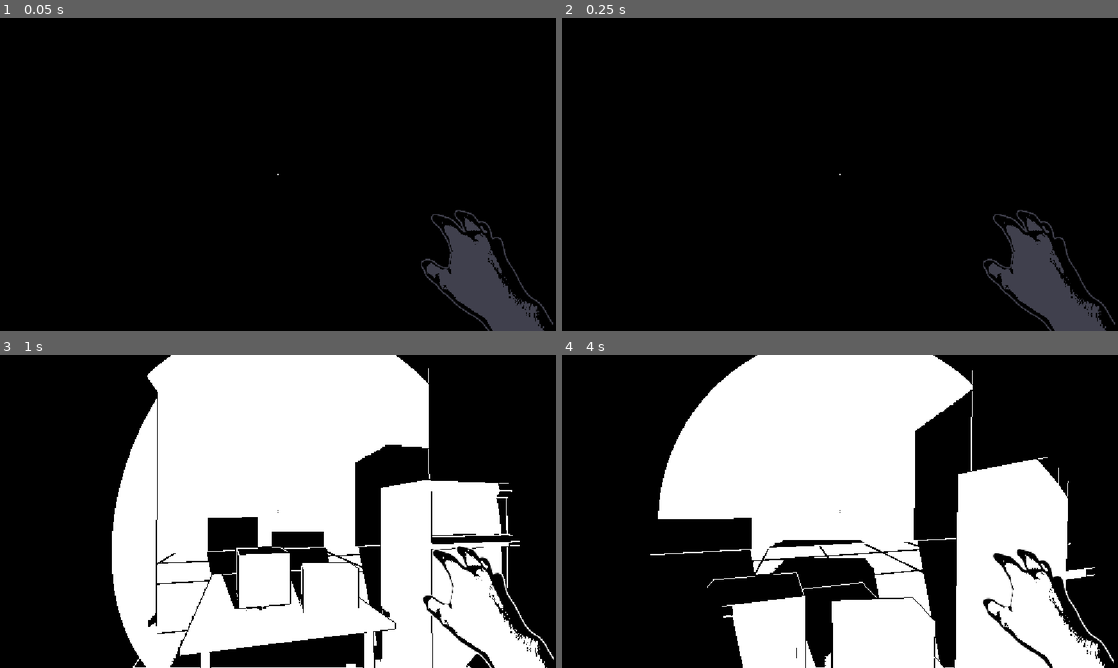
Above: before the commit, frames 1-4 (two rows, left to right).
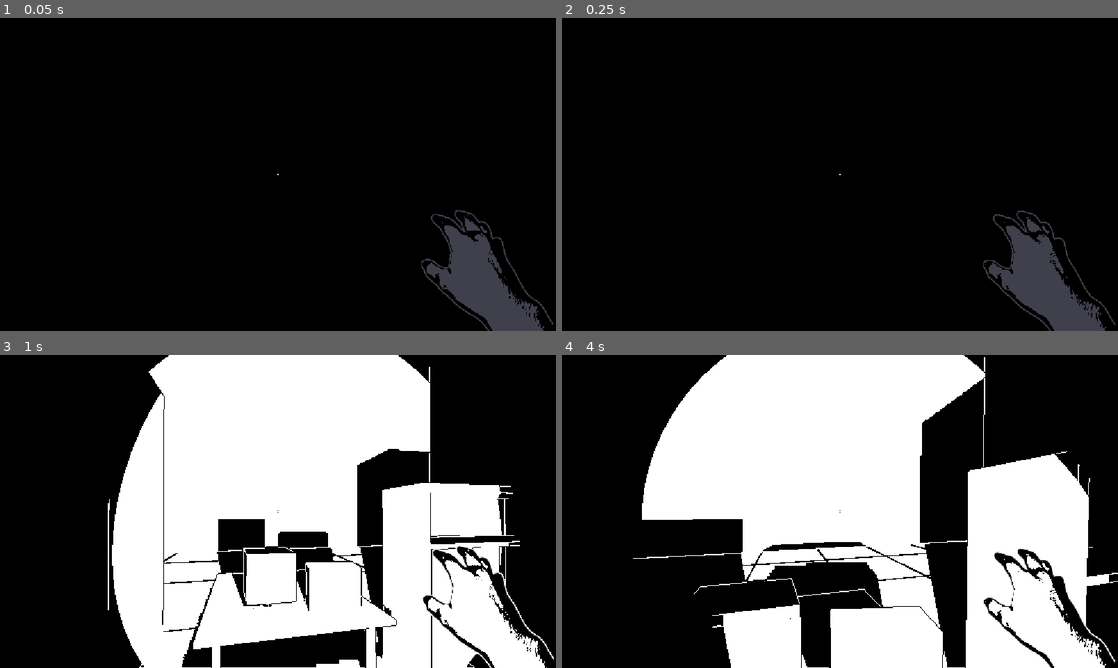
Above: after the commit, the same moments.

Repository: gpwid/gamejam-dinamik21-sparklestudios
Game: Godot game, scene res://scenes/level/test_world.tscn
The game is run twice, just before and just after one commit, with the same random seed, the same clock (stepped at 60 frames per second) and the same inputs.
Inputs (mouse positions are in pixels of both pictures, inside the frame that each line leads up to):
- Up to frame 1 (0.05 s): no input
- Up to frame 2 (0.25 s): no input
- Up to frame 3 (1 s): tap Enter at 0.5 s; move the mouse to (305, 511) at 0.52 s; hold W (move_forward) from 0.53 s (still down); hold Shift (sprint) from 0.53 s (still down); click (305, 511) at 0.8 s
- Up to frame 4 (4 s): keep holding W (move_forward); move the mouse to (812, 511) at 1.27 s; release Shift (sprint) at 1.28 s; click (812, 511) at 1.35 s; right-click (812, 511) at 1.55 s; move the mouse to (851, 505) at 2.02 s; hold Right mouse button (wall_tap) 2.03-2.78 s; click (851, 505) at 2.17 s; tap Shift (sprint) at 2.3 s; move the mouse to (834, 517) at 2.77 s; tap E (interact) at 2.85 s; click (834, 517) at 3.05 s; move the mouse to (878, 514) at 3.52 s; hold Shift (sprint) from 3.53 s (still down); click (878, 514) at 3.67 s; right-click (878, 514) at 3.8 s

Frame 1 is identical in both runs. In frame 2, 0.3% of the frame differs, in the area x 75-100%, y 61-100%; in frame 3, 4.4%; in frame 4, 10%, in the area x 12-100%, y 0-100%.

Commit message:
feat: better stamina mechanics

Diff:
--- /dev/null
+++ b/assets/material/vignette.gdshader
@@ -0,0 +1,13 @@
+shader_type canvas_item;
+
+uniform float vignette_intensity : hint_range(0.0, 1.0) = 0.0;
+uniform vec4 vignette_color : source_color = vec4(0.85, 0.05, 0.05, 1.0);
+uniform float pulse_speed : hint_range(0.0, 10.0) = 4.3;
+
+void fragment() {
+	vec2 uv = UV - 0.5;
+	float dist = length(uv * vec2(1.25, 1.0));
+	float vig = smoothstep(0.25, 0.75, dist);
+	float pulse = 0.8 + 0.2 * sin(TIME * pulse_speed);
+	COLOR = vec4(vignette_color.rgb, vig * vignette_intensity * pulse * vignette_color.a);
+}
--- a/scenes/characters/player.tscn
+++ b/scenes/characters/player.tscn
@@ -6,6 +6,9 @@
 [ext_resource type="AudioStream" uid="uid://cmnbvo1e2klnb" path="res://assets/audio/sfx/switch.wav" id="4_switch"]
 [ext_resource type="AudioStream" uid="uid://cy0105vqsyh5j" path="res://assets/audio/sfx/echo.wav" id="5_echo"]
 [ext_resource type="Material" uid="uid://cnoiroutline01" path="res://assets/material/noir_outline.tres" id="3_outline"]
+[ext_resource type="AudioStream" uid="uid://dgxwkox1ovl0c" path="res://assets/audio/sfx/idle_breathing.wav" id="6_idle_breath"]
+[ext_resource type="AudioStream" uid="uid://byy6cgfb4w5l3" path="res://assets/audio/sfx/running_breathing.wav" id="7_run_breath"]
+[ext_resource type="AudioStream" uid="uid://dpaoqysjcl5fr" path="res://assets/audio/sfx/out_of_breath.wav" id="8_out_breath"]
 
 [sub_resource type="CapsuleShape3D" id="CapsuleShape3D_ol4vb"]
 
@@ -60,4 +63,16 @@
 max_polyphony = 4
 max_distance = 25.0
 
+[node name="IdleBreathingPlayer" type="AudioStreamPlayer" parent="." unique_id=64829101]
+stream = ExtResource("6_idle_breath")
+volume_db = -80.0
+
+[node name="RunningBreathingPlayer" type="AudioStreamPlayer" parent="." unique_id=64829102]
+stream = ExtResource("7_run_breath")
+volume_db = -80.0
+
+[node name="ExhaustionPlayer" type="AudioStreamPlayer" parent="." unique_id=64829103]
+stream = ExtResource("8_out_breath")
+volume_db = -4.0
+
 [node name="ViewModel" parent="." instance=ExtResource("2_vm")]
--- a/scenes/characters/view_model.tscn
+++ b/scenes/characters/view_model.tscn
@@ -3,9 +3,26 @@
 [ext_resource type="Texture2D" uid="uid://ip6dcl8370nm" path="res://assets/sprites/righthand_idle.png" id="1_tex"]
 [ext_resource type="Script" uid="uid://dbnc22y2j2vjr" path="res://scripts/characters/view_model.gd" id="2_script"]
 [ext_resource type="Script" uid="uid://bxrentakmumd0" path="res://scripts/ui/reticle.gd" id="3_reticle"]
+[ext_resource type="Shader" path="res://assets/material/vignette.gdshader" id="4_vignette"]
+
+[sub_resource type="ShaderMaterial" id="ShaderMaterial_vig"]
+shader = ExtResource("4_vignette")
+shader_parameter/vignette_intensity = 0.0
+shader_parameter/vignette_color = Color(0.85, 0.05, 0.05, 1)
+shader_parameter/pulse_speed = 4.3
 
 [node name="ViewModel" type="CanvasLayer" unique_id=1839725208]
 script = ExtResource("2_script")
+
+[node name="ExhaustionVignette" type="ColorRect" parent="." unique_id=74829104]
+material = SubResource("ShaderMaterial_vig")
+anchors_preset = 15
+anchor_right = 1.0
+anchor_bottom = 1.0
+grow_horizontal = 2
+grow_vertical = 2
+mouse_filter = 2
+color = Color(1, 1, 1, 1)
 
 [node name="Reticle" type="Control" parent="." unique_id=654341579]
 layout_mode = 3
--- a/scripts/characters/player.gd
+++ b/scripts/characters/player.gd
@@ -24,7 +24,7 @@
 const BOB_RESET_SPEED: float = 10.0
 
 # 2. Idle Breathing
-const BREATH_FREQUENCY: float = 0.35 # Frekuensi pernapasan 0.35 Hz
+const BREATH_FREQUENCY: float = 0.685 # Frekuensi pernapasan ~0.685 Hz (siklus ~1.46 detik, sinkron dengan idle_breathing.wav)
 const BREATH_AMPLITUDE_Y: float = 0.01
 const BREATH_AMPLITUDE_X: float = 0.005
 
@@ -102,6 +102,27 @@
 @export var echo_sound: AudioStream
 @export var landing_sound: AudioStream
 
+# ==============================================================================
+# SISTEM STAMINA & NAFAS (DIEGETIK / TANPA UI)
+# ==============================================================================
+@export_group("Stamina Dynamics")
+@export var max_stamina: float = 100.0
+@export var stamina_drain_rate: float = 11.0        # Habis dalam ~9.1 detik sprint terus-menerus (durasi diperpanjang)
+@export var stamina_recovery_rate: float = 18.0     # Pulih penuh dalam ~5.5 detik
+@export var stamina_recovery_delay: float = 0.7     # Jeda setelah berhenti sprint sebelum mulai pulih
+@export var exhausted_walk_speed: float = 1.8       # Kecepatan melambat saat kehabisan napas (normal: 3.0)
+@export var exhaustion_recovery_threshold: float = 30.0 # Batas stamina pulih sebelum bisa sprint lagi
+
+@export_group("Breathing Audio Levels")
+@export var idle_breath_volume_still: float = -14.0  # Suara napas santai diam (lembut dan tidak dominan)
+@export var idle_breath_volume_moving: float = -18.0 # Suara napas santai saat jalan (samar di balik footstep)
+@export var run_breath_start_vol: float = -14.0      # Volume awal lari (sama persis dengan idle agar transisi mulus)
+@export var run_breath_max_vol: float = 1.0          # Volume puncak napas lari saat stamina sekarat
+
+var current_stamina: float = 100.0
+var is_exhausted: bool = false
+var stamina_recovery_timer: float = 0.0
+
 # Node References (Termasuk OutlinePass dari branch main!)
 @onready var head: Node3D = $Head
 @onready var camera: Camera3D = $Head/Camera3D
@@ -110,8 +131,14 @@
 @onready var landing_player: AudioStreamPlayer3D = get_node_or_null("LandingPlayer")
 @onready var flashlight_player: AudioStreamPlayer = get_node_or_null("FlashlightPlayer")
 @onready var tap_echo_player: AudioStreamPlayer3D = get_node_or_null("TapEchoPlayer")
+@onready var idle_breathing_player: AudioStreamPlayer = get_node_or_null("IdleBreathingPlayer")
+@onready var running_breathing_player: AudioStreamPlayer = get_node_or_null("RunningBreathingPlayer")
+@onready var exhaustion_player: AudioStreamPlayer = get_node_or_null("ExhaustionPlayer")
 @onready var outline_pass: MeshInstance3D = get_node_or_null("Head/Camera3D/OutlinePass")
 @onready var view_model: CanvasLayer = get_node_or_null("ViewModel")
+
+var idle_breath_target_vol: float = -80.0
+var running_breath_target_vol: float = -80.0
 
 var outline_material: ShaderMaterial
 
@@ -169,6 +196,7 @@
 
 	_set_tap_radius(0.0)
 	_init_audio_fallbacks()
+	_init_breathing_audio()
 
 	if view_model and view_model.has_method("update_flashlight_visual"):
 		view_model.update_flashlight_visual(false)
@@ -286,8 +314,17 @@
 	var input_dir := Input.get_vector("move_left", "move_right", "move_forward", "move_backward")
 	var direction := (transform.basis * Vector3(input_dir.x, 0.0, input_dir.y)).normalized()
 
-	is_sprinting = Input.is_action_pressed("sprint") and direction.length() > 0.1
-	var current_speed: float = SPRINT_SPEED if is_sprinting else WALK_SPEED
+	var wants_to_sprint: bool = Input.is_action_pressed("sprint") and direction.length() > 0.1 and not is_sliding_on_wall
+	if wants_to_sprint and not is_exhausted and current_stamina > 0.0:
+		is_sprinting = true
+	else:
+		is_sprinting = false
+
+	var current_speed: float = WALK_SPEED
+	if is_sprinting:
+		current_speed = SPRINT_SPEED
+	elif is_exhausted:
+		current_speed = exhausted_walk_speed
 
 	var accel: float = ACCELERATION if is_on_floor() else (ACCELERATION * AIR_CONTROL_FACTOR)
 	var decel: float = DECELERATION if is_on_floor() else (DECELERATION * AIR_CONTROL_FACTOR * 0.25)
@@ -324,6 +361,7 @@
 			velocity.x = 0.0
 			velocity.z = 0.0
 			horizontal_speed = 0.0
+			is_sprinting = false
 		elif into_wall_dot > 0.1:
 			# KONDISI B - SLIDING MIRING (into_wall_dot > 0.1 dan < 0.82):
 			is_sliding_on_wall = true
@@ -337,10 +375,16 @@
 				velocity.z = h_vel.y
 			horizontal_speed = minf(horizontal_speed, max_slide_speed)
 
+	# Jika tertahan dinding atau objek diam (kecepatan horizontal < 0.2), hentikan sprint
+	if is_on_floor() and horizontal_speed < 0.2:
+		is_sprinting = false
+
 	handle_camera_immersion(delta, input_dir, horizontal_speed)
 	update_flashlight_sway(delta)
 	handle_flashlight_heat(delta)
 	handle_tap_wave(delta)
+	handle_stamina(delta, horizontal_speed > 0.2)
+	handle_breathing_audio(delta, horizontal_speed > 0.2)
 
 	if outline_material:
 		outline_material.set_shader_parameter("flashlight_on", flashlight.visible and flashlight.light_energy > 0.0)
@@ -720,3 +764,119 @@
 		view_model.play_tap_recoil()
 
 	print("Tap! ", "Objek (17m)" if hit_wall else "Lantai (6m)", " | Kecepatan: ", wave_speed, " m/s")
+
+# ==============================================================================
+# MANAJEMEN AUDIO NAFAS & REGENERASI STAMINA (DIEGETIK TANPA UI)
+# ==============================================================================
+func _init_breathing_audio() -> void:
+	if idle_breathing_player:
+		idle_breathing_player.volume_db = -80.0
+		idle_breathing_player.finished.connect(func():
+			if is_instance_valid(idle_breathing_player):
+				idle_breathing_player.play()
+		)
+		idle_breathing_player.play()
+
+	if running_breathing_player:
+		running_breathing_player.volume_db = -80.0
+		running_breathing_player.finished.connect(func():
+			if is_instance_valid(running_breathing_player):
+				running_breathing_player.play()
+		)
+		running_breathing_player.play()
+
+func handle_stamina(delta: float, is_moving: bool) -> void:
+	if is_sprinting and is_moving:
+		stamina_recovery_timer = stamina_recovery_delay
+		current_stamina = maxf(0.0, current_stamina - stamina_drain_rate * delta)
+		if current_stamina <= 0.0 and not is_exhausted:
+			_trigger_exhaustion()
+	else:
+		if stamina_recovery_timer > 0.0:
+			stamina_recovery_timer -= delta
+		else:
+			current_stamina = minf(max_stamina, current_stamina + stamina_recovery_rate * delta)
+
+		if is_exhausted and current_stamina >= exhaustion_recovery_threshold:
+			_clear_exhaustion()
+
+func _trigger_exhaustion() -> void:
+	is_exhausted = true
+	is_sprinting = false
+
+	# 1. Hentikan seketika suara lari agar TIDAK overlap dengan suara out of breath
+	running_breath_target_vol = -80.0
+	if running_breathing_player:
+		running_breathing_player.stop()
+		running_breathing_player.volume_db = -80.0
+
+	# 2. Suara out of breath diputar tegas tanpa overlap
+	if exhaustion_player:
+		exhaustion_player.volume_db = -3.0
+		exhaustion_player.pitch_scale = randf_range(0.96, 1.04)
+		exhaustion_player.play()
+
+	if view_model and view_model.has_method("set_exhausted"):
+		view_model.set_exhausted(true)
+
+	print("Stamina Habis! Terkena penalti lambat (exhausted).")
+
+func _clear_exhaustion() -> void:
+	is_exhausted = false
+	if view_model and view_model.has_method("set_exhausted"):
+		view_model.set_exhausted(false)
+	print("Napas pulih kembali, siap sprint.")
+
+func handle_breathing_audio(delta: float, is_moving: bool) -> void:
+	if is_sprinting:
+		# Pastikan running breath menyala
+		if running_breathing_player and not running_breathing_player.playing:
+			running_breathing_player.volume_db = run_breath_start_vol
+			running_breathing_player.play()
+
+		# Suara lari dimulai persis dari volume idle (tanpa cut/drop tiba-tiba)
+		# lalu semakin keras dan berat seiring habisnya stamina
+		var drain_ratio: float = 1.0 - clampf(current_stamina / max_stamina, 0.0, 1.0)
+		running_breath_target_vol = lerpf(run_breath_start_vol, run_breath_max_vol, drain_ratio)
+		if running_breathing_player:
+			running_breathing_player.pitch_scale = lerpf(0.98, 1.08, drain_ratio)
+
+		# Idle breathing perlahan padam
+		idle_breath_target_vol = -80.0
+
+	elif is_exhausted:
+		# Selama exhausted, running breathing MATI TOTAL (tidak overlap)
+		running_breath_target_vol = -80.0
+		if running_breathing_player and running_breathing_player.playing:
+			running_breathing_player.stop()
+
+		# Selama suara out of breath masih berbunyi, idle breathing juga senyap
+		if exhaustion_player and exhaustion_player.playing:
+			idle_breath_target_vol = -80.0
+		else:
+			# Setelah suara out of breath selesai, napas santai perlahan masuk kembali seiring pemulihan
+			if idle_breathing_player and not idle_breathing_player.playing:
+				idle_breathing_player.volume_db = -80.0
+				idle_breathing_player.play()
+			var recovery_progress: float = clampf(current_stamina / exhaustion_recovery_threshold, 0.0, 1.0)
+			idle_breath_target_vol = lerpf(-26.0, idle_breath_volume_still, recovery_progress)
+
+	else:
+		# Berhenti sprint: redam suara lari
+		running_breath_target_vol = -80.0
+		if running_breathing_player and running_breathing_player.volume_db <= -70.0 and running_breathing_player.playing:
+			running_breathing_player.stop()
+
+		# Nyalakan idle breath jika belum menyala
+		if idle_breathing_player and not idle_breathing_player.playing:
+			idle_breathing_player.volume_db = -80.0
+			idle_breathing_player.play()
+
+		# Volume santai: lebih pelan saat bergerak, sedikit lebih jelas saat diam
+		idle_breath_target_vol = idle_breath_volume_still if not is_moving else idle_breath_volume_moving
+
+	# Crossfade halus dengan lerp
+	if idle_breathing_player:
+		idle_breathing_player.volume_db = lerpf(idle_breathing_player.volume_db, idle_breath_target_vol, clampf(4.0 * delta, 0.0, 1.0))
+	if running_breathing_player:
+		running_breathing_player.volume_db = lerpf(running_breathing_player.volume_db, running_breath_target_vol, clampf(4.0 * delta, 0.0, 1.0))
--- a/scripts/characters/view_model.gd
+++ b/scripts/characters/view_model.gd
@@ -8,6 +8,7 @@
 
 @onready var hand_container: Control = $HandContainer
 @onready var hand_texture: TextureRect = $HandContainer/HandTexture
+@onready var exhaustion_vignette: ColorRect = get_node_or_null("ExhaustionVignette")
 
 var snap_tween: Tween
 var is_snapping: bool = false
@@ -17,9 +18,17 @@
 const COLOR_DIM: Color = Color(0.25, 0.25, 0.3, 1.0)
 const COLOR_OVERHEAT: Color = Color(0.9, 0.2, 0.2, 1.0)
 
+var is_flashlight_lit: bool = false
+var is_overheated_visual: bool = false
+
+# Kelelahan (Stamina habis / Exhaustion)
+var is_exhausted: bool = false
+var exhaustion_intensity: float = 0.0
+
 # Pengaturan Bobbing Jalan & Bernapas (Idle)
-const BREATH_FREQUENCY: float = 1.6
-const BREATH_AMPLITUDE_PX: float = 3.5
+# 4.3 rad/s setara periode ~1.46 detik, seirama dengan siklus tarikan napas audio idle_breathing.wav
+const BREATH_FREQUENCY: float = 4.3
+const BREATH_AMPLITUDE_PX: float = 4.0
 
 const WALK_BOB_FREQ_WALK: float = 10.0
 const WALK_BOB_FREQ_SPRINT: float = 14.0
@@ -47,6 +56,15 @@
 		hand_texture.pivot_offset = hand_texture.size * Vector2(0.75, 0.95)
 
 func _process(delta: float) -> void:
+	# Update efek visual kelelahan (Vignette merah layar & tint tangan)
+	var target_intensity: float = 1.0 if is_exhausted else 0.0
+	exhaustion_intensity = lerpf(exhaustion_intensity, target_intensity, clampf(4.0 * delta, 0.0, 1.0))
+
+	if is_instance_valid(exhaustion_vignette) and exhaustion_vignette.material is ShaderMaterial:
+		(exhaustion_vignette.material as ShaderMaterial).set_shader_parameter("vignette_intensity", exhaustion_intensity)
+
+	_update_hand_modulate()
+
 	if not is_instance_valid(hand_texture):
 		return
 	if is_snapping:
@@ -64,6 +82,7 @@
 		walk_bob_time = 0.0
 		breath_time += BREATH_FREQUENCY * delta
 		target_bob.x = cos(breath_time * 0.5) * 1.5
+		# Bobbing naik-turun halus sinkron dengan tarikan dan hembusan napas
 		target_bob.y = (1.0 - cos(breath_time)) * 0.5 * BREATH_AMPLITUDE_PX
 
 	current_bob = current_bob.lerp(target_bob, clampf(10.0 * delta, 0.0, 1.0))
@@ -79,20 +98,42 @@
 	is_sprinting = sprinting
 	is_idle = not moving
 
+func set_exhausted(exhausted: bool) -> void:
+	is_exhausted = exhausted
+
 func update_flashlight_visual(is_on: bool) -> void:
+	is_flashlight_lit = is_on
+	_update_hand_modulate()
+
+func play_overheat_warning(is_overheated: bool) -> void:
+	is_overheated_visual = is_overheated
+	_update_hand_modulate()
+
+func _update_hand_modulate() -> void:
 	if not is_instance_valid(hand_texture):
 		return
-	var target_col: Color = COLOR_LIT if is_on else COLOR_DIM
-	if hand_texture.modulate != target_col:
-		hand_texture.modulate = target_col
-
-func play_overheat_warning(is_overheated: bool) -> void:
-	if not is_instance_valid(hand_texture):
-		return
-	if is_overheated:
-		hand_texture.modulate = COLOR_OVERHEAT
+
+	var base_col: Color = COLOR_DIM
+	if is_overheated_visual:
+		base_col = COLOR_OVERHEAT
+	elif is_flashlight_lit:
+		base_col = COLOR_LIT
+
+	if exhaustion_intensity > 0.001:
+		# Denyut kemerahan lembut HANYA pada kanal warna RGB, Alpha DIKUNCI 1.0 (tetap 100% solid)
+		var pulse: float = 0.85 + 0.15 * sin(Time.get_ticks_msec() * 0.0043)
+		var red_tint := Color(
+			base_col.r,
+			base_col.g * lerpf(0.45, 0.75, pulse),
+			base_col.b * lerpf(0.45, 0.75, pulse),
+			1.0
+		)
+		var final_col: Color = base_col.lerp(red_tint, exhaustion_intensity)
+		final_col.a = 1.0 # Menjamin sprite tangan 100% solid tanpa transparansi
+		hand_texture.modulate = final_col
 	else:
-		update_flashlight_visual(false)
+		base_col.a = 1.0
+		hand_texture.modulate = base_col
 
 func play_tap_recoil() -> void:
 	# Jika sedang menjalankan snap animation, recoil sudah ditangani oleh Tween snap
Not shown, added: assets/audio/sfx/idle_breathing.wav.import
Not shown, added: assets/audio/sfx/out_of_breath.wav.import
Not shown, added: assets/audio/sfx/running_breathing.wav.import
Not shown, added: assets/material/vignette.gdshader.uid
Not shown, added: assets/audio/sfx/idle_breathing.wav
Not shown, added: assets/audio/sfx/out_of_breath.wav
Not shown, added: assets/audio/sfx/running_breathing.wav
